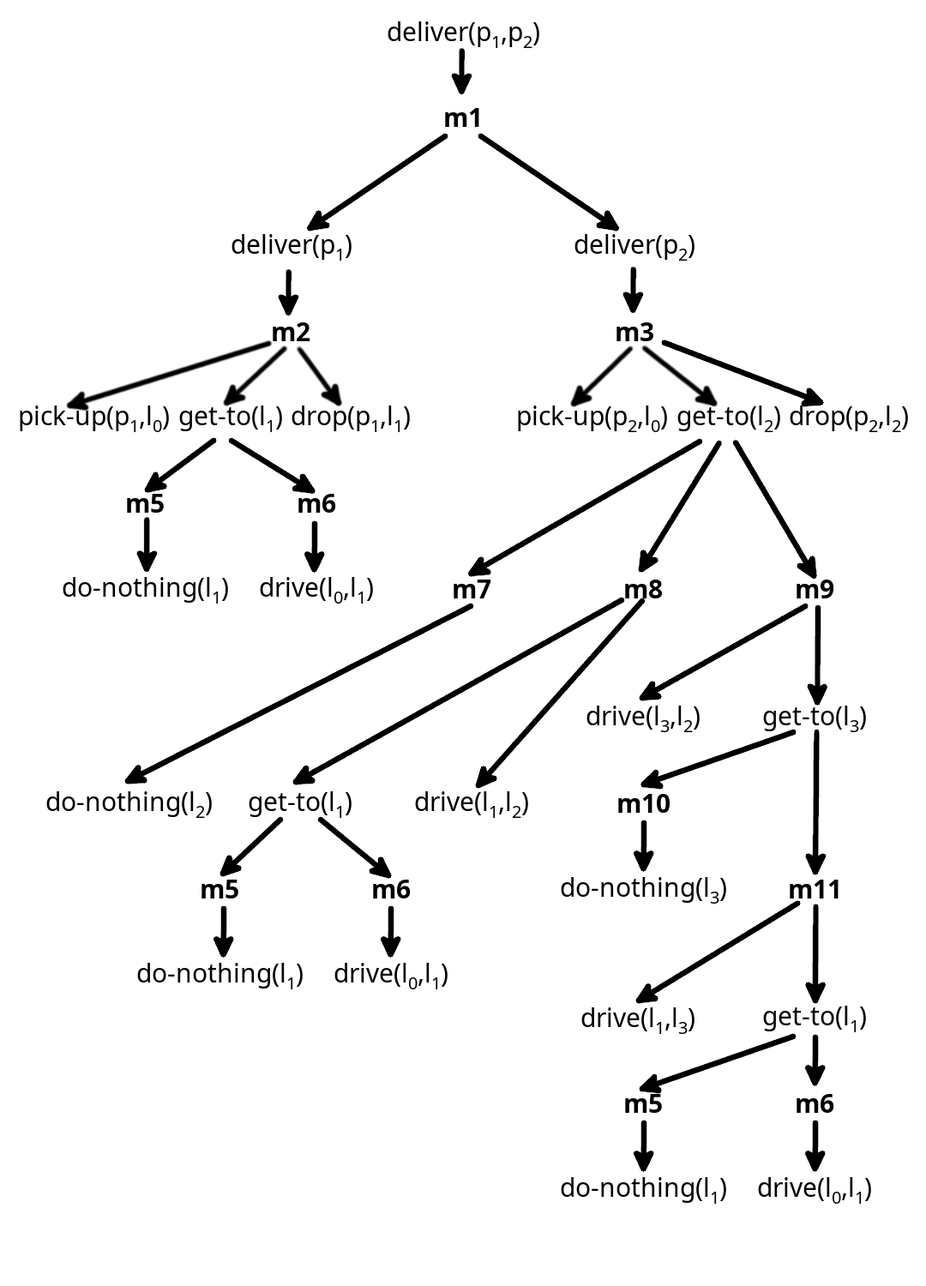
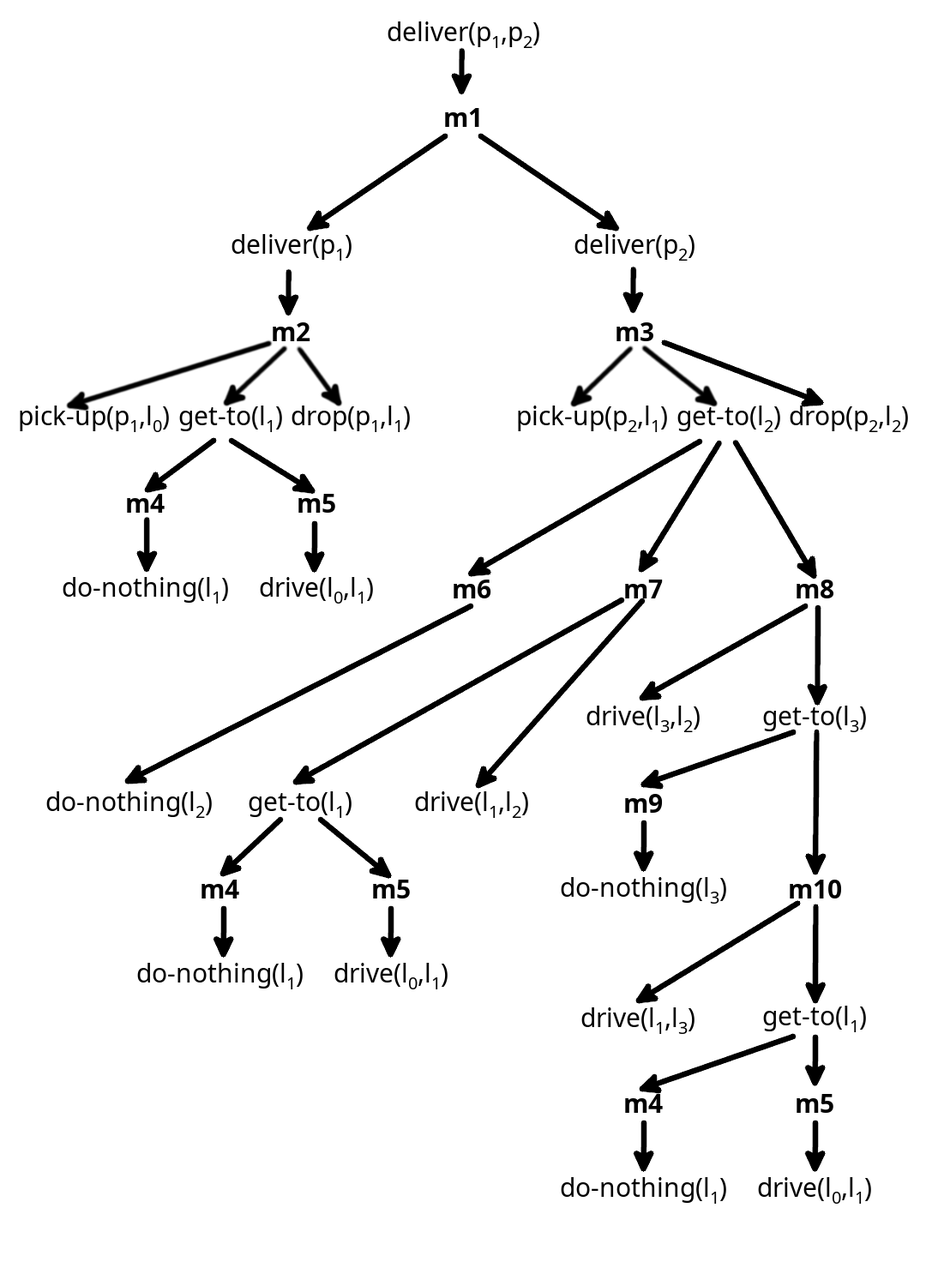
The second 926 × 1286 image is a revision of the first. Changes to its layers:
renamed "pick-up(p2,l0)" to "pick-up(p2,l1)", painted on it over [651, 420, 661, 433]
renamed "m5 #4" to "m4 #2", painted on it over [648, 1094, 663, 1114]
renamed "m5 #3" to "m4 #1", painted on it over [224, 879, 240, 899]
renamed "m11" to "m10", painted on it over [828, 879, 843, 899]
renamed "m10 #1" to "m9", painted on it over [618, 794, 671, 813]
renamed "m6 #2" to "m5 #3", painted on it over [820, 1094, 835, 1114]
renamed "m6" to "m5 #2", painted on it over [397, 879, 411, 899]
renamed "m9 #1" to "m8", painted on it over [819, 579, 835, 599]
renamed "m8 #1" to "m7", painted on it over [648, 579, 663, 599]
renamed "m7 #1" to "m6 #1", painted on it over [476, 579, 492, 599]
renamed "m6 #1" to "m5 #1", painted on it over [322, 493, 337, 513]
renamed "m5 #2" to "m4", painted on it over [150, 493, 165, 513]
